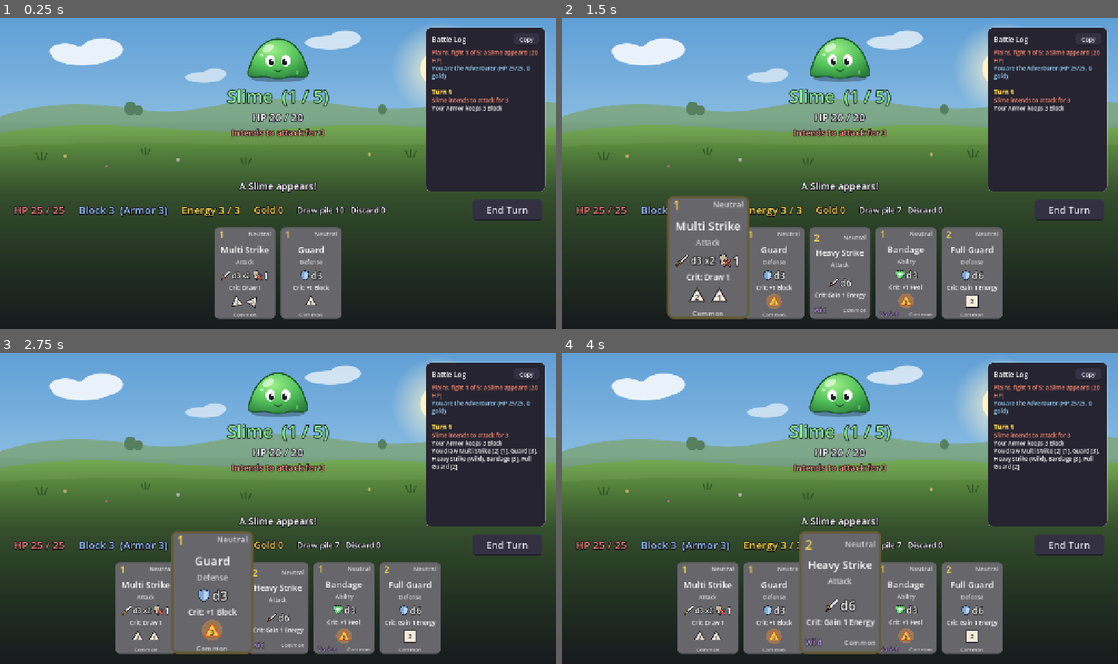
Above: before the commit, frames 1-4 (two rows, left to right).
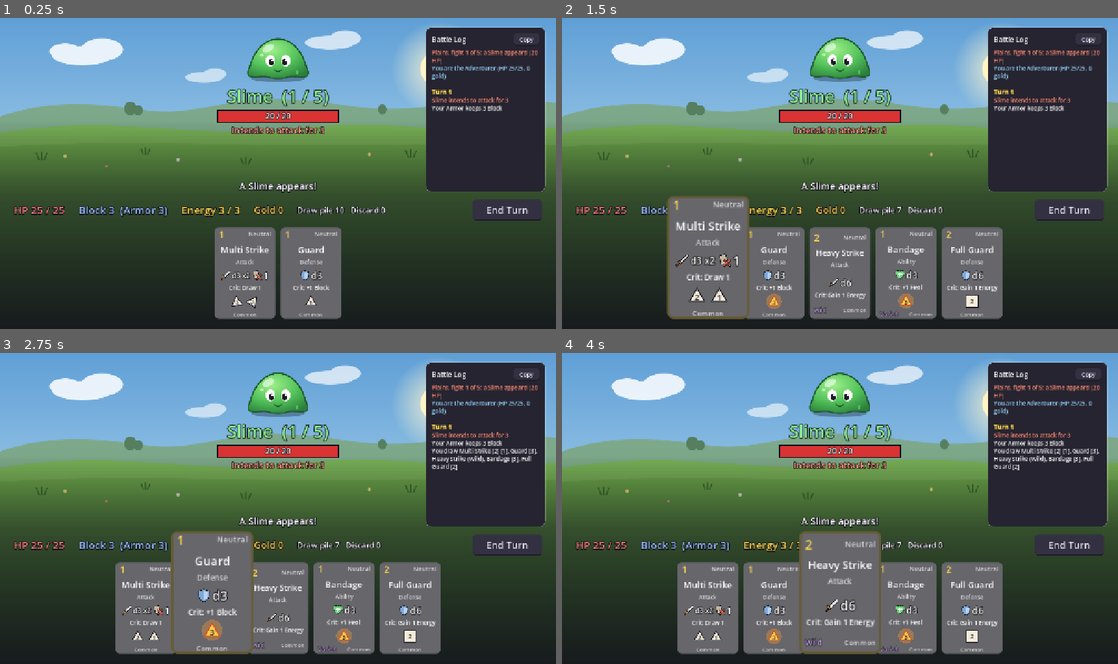
Above: after the commit, the same moments.

Repository: DustyOBrien/card-game
Game: Godot game, scene res://scenes/battle.tscn
The game is run twice, just before and just after one commit, with the same random seed, the same clock (stepped at 60 frames per second) and the same inputs. This scene is started directly instead of the project's main scene.
Inputs (mouse positions are in pixels of both pictures, inside the frame that each line leads up to):
- Up to frame 1 (0.25 s): no input
- Up to frame 2 (1.5 s): click "End Turn" at 0.5 s; click (706, 273) at 1.25 s
- Up to frame 3 (2.75 s): click (211, 608) at 2.02 s
- Up to frame 4 (4 s): click (773, 592) at 2.77 s; click (840, 608) at 3.52 s

The runs differ from the first frame. In frame 1, 1.3% of the frame differs, in the area x 39-61%, y 29-39%; in frame 2, 1.3%; in frame 3, 1.3%; in frame 4, 1.3%.

Commit message:
Add an enemy health bar with a damage preview while dragging attacks
Co-Authored-By: Claude Opus 5.5 (1M context) <noreply@anthropic.com>
Claude-Session: https://claude.ai/code/session_01CUVK6GvsHNmAo5aDb8Qykf

Diff:
--- a/scenes/battle.tscn
+++ b/scenes/battle.tscn
@@ -6,6 +6,7 @@
 [ext_resource type="Script" path="res://scripts/dice_tray.gd" id="4_dice_tray"]
 [ext_resource type="Script" path="res://scripts/battle_log.gd" id="5_battle_log"]
 [ext_resource type="Texture2D" path="res://art/enemies/slime.svg" id="6_slime"]
+[ext_resource type="Script" path="res://scripts/health_bar.gd" id="7_health_bar"]
 
 [node name="Battle" type="Control"]
 layout_mode = 3
@@ -87,14 +88,13 @@
 text = "Enemy"
 horizontal_alignment = 1
 
-[node name="EnemyHpLabel" type="Label" parent="Margin/Layout/EnemyBox"]
-unique_name_in_owner = true
-layout_mode = 2
-theme_override_colors/font_outline_color = Color(0.05, 0.05, 0.08, 1)
-theme_override_constants/outline_size = 7
-theme_override_font_sizes/font_size = 24
-text = "HP 0 / 0"
-horizontal_alignment = 1
+[node name="EnemyHealthBar" type="Control" parent="Margin/Layout/EnemyBox"]
+unique_name_in_owner = true
+custom_minimum_size = Vector2(280, 28)
+layout_mode = 2
+size_flags_horizontal = 4
+mouse_filter = 2
+script = ExtResource("7_health_bar")
 
 [node name="EnemyIntentLabel" type="Label" parent="Margin/Layout/EnemyBox"]
 unique_name_in_owner = true
--- a/scripts/battle.gd
+++ b/scripts/battle.gd
@@ -45,7 +45,7 @@
 @onready var enemy: Combatant = $Enemy
 
 @onready var enemy_name_label: Label = %EnemyNameLabel
-@onready var enemy_hp_label: Label = %EnemyHpLabel
+@onready var enemy_health_bar: HealthBar = %EnemyHealthBar  # health_bar.gd
 @onready var enemy_intent_label: Label = %EnemyIntentLabel
 @onready var message_label: Label = %MessageLabel
 @onready var player_hp_label: Label = %PlayerHpLabel
@@ -567,9 +567,7 @@
 	if game_over and not GameState.run_died:
 		enemy_name_label.text = enemy.display_name  # The count moved on; don't show "6 / 5".
 	gold_label.text = "Gold %d" % GameState.gold
-	enemy_hp_label.text = "HP %d / %d" % [enemy.hp, enemy.max_hp]
-	if enemy.block > 0:
-		enemy_hp_label.text += "   Block %d" % enemy.block
+	enemy_health_bar.set_values(enemy.hp, enemy.max_hp, enemy.block)
 	enemy_intent_label.text = "Intends to attack for %d" % enemy_next_attack
 
 	player_hp_label.text = "HP %d / %d" % [player.hp, player.max_hp]
@@ -603,17 +601,22 @@
 # While a card is being dragged, show "before -> after" on the numbers it
 # would change, in gold, so you can see what will happen before you drop it.
 func show_drag_preview() -> void:
-	var labels: Array[Label] = [enemy_hp_label, player_hp_label, player_block_label, energy_label]
+	var labels: Array[Label] = [player_hp_label, player_block_label, energy_label]
 	for label in labels:
 		label.modulate = Color.WHITE  # Back to normal colours.
 	var card := dragged_card
+	if card == null or not card.deals_damage():
+		enemy_health_bar.clear_preview()
 	if card == null:
 		return
 
 	var outcomes := get_outcomes(card)
 	if card.deals_damage():
-		enemy_hp_label.text = "HP %d → %s / %d" % [enemy.hp, enemy_hp_after_text(card), enemy.max_hp]
-		enemy_hp_label.modulate = PREVIEW_COLOR
+		# The health bar shows the HP this attack would take: for sure (blinking)
+		# and maybe, depending on the dice (striped).
+		var damage := outcome_range(outcomes, "damage")
+		enemy_health_bar.set_preview(enemy_hp_after(damage.y), enemy_hp_after(damage.x),
+			"%d → %s" % [enemy.hp, enemy_hp_after_text(card)])
 	if outcomes[1].heal > 0 or card.lose_hp > 0:
 		var heal := outcome_range(outcomes, "heal")
 		var low := maxi(mini(player.hp + heal.x, player.max_hp) - card.lose_hp, 0)
--- /dev/null
+++ b/scripts/health_bar.gd
@@ -0,0 +1,139 @@
+# health_bar.gd
+#
+# The enemy's health bar, drawn with code in _draw() (like the dice).
+#
+#   [ red = HP left | dark = HP lost ]   "17 / 20" written on top
+#
+# Extras:
+#   - When the enemy takes damage, the lost part flashes yellow and then
+#     shrinks away, so you can see how big the hit was.
+#   - While you drag an attack, set_preview() shows what it would do:
+#       bright, blinking = HP the attack will surely take
+#       striped          = HP it MIGHT take, depending on the dice
+#   - Block shows as a blue shield with its number on the left.
+class_name HealthBar
+extends Control
+
+const BAR_COLOR := Color(0.85, 0.2, 0.2)
+const BACK_COLOR := Color(0.1, 0.08, 0.1, 0.85)
+const EDGE_COLOR := Color(0.05, 0.05, 0.08)
+const TRAIL_COLOR := Color(1.0, 0.8, 0.3)  # The bit just lost, before it shrinks away.
+const SURE_COLOR := Color(1, 0.95, 0.55)  # Preview: damage the attack will surely do.
+const MAYBE_COLOR := Color(1, 0.6, 0.6)  # Preview: damage it might do.
+const BLOCK_COLOR := Color(0.45, 0.65, 1.0)
+const FONT_SIZE := 18
+
+var max_value := 1
+var value := 1
+var block := 0
+var trail_value := 1.0  # Where the yellow "just lost" part ends. Shrinks down to `value`.
+var preview_low := -1  # HP left after the BIGGEST possible hit. -1 = no preview.
+var preview_high := -1  # HP left after the smallest possible hit.
+var preview_text := ""  # e.g. "17 → 12–15"
+var trail_tween: Tween
+
+
+# Update the numbers. Losing HP starts the yellow trail animation.
+func set_values(new_value: int, new_max: int, new_block: int) -> void:
+	var lost := new_value < value
+	if new_max != max_value or new_value > value:
+		trail_value = new_value  # New fight or healing: no trail.
+	max_value = maxi(new_max, 1)
+	value = new_value
+	block = new_block
+	if lost:
+		if trail_tween:
+			trail_tween.kill()
+		trail_tween = create_tween()
+		# Wait a moment, then shrink the trail down to the new HP.
+		trail_tween.tween_interval(0.25)
+		trail_tween.tween_property(self, "trail_value", float(value), 0.4)
+		trail_tween.tween_callback(queue_redraw)
+	queue_redraw()
+
+
+# Show what an attack would do: the HP left after the biggest and the
+# smallest hit (the same number if the dice already rolled).
+func set_preview(low: int, high: int, text: String) -> void:
+	preview_low = low
+	preview_high = high
+	preview_text = text
+	queue_redraw()
+
+
+func clear_preview() -> void:
+	if preview_low == -1:
+		return
+	preview_low = -1
+	preview_high = -1
+	queue_redraw()
+
+
+func _process(_delta: float) -> void:
+	# Keep redrawing while something moves: the blinking preview or the trail.
+	if preview_low != -1 or trail_value > value:
+		queue_redraw()
+
+
+func _draw() -> void:
+	var rect := Rect2(Vector2.ZERO, size)
+	draw_rect(rect, BACK_COLOR)
+
+	# The trail first, so the red bar draws over its left part.
+	if trail_value > value:
+		draw_rect(_part(value, trail_value), TRAIL_COLOR)
+
+	if preview_low == -1:
+		draw_rect(_part(0, value), BAR_COLOR)
+	else:
+		# Red for the HP that's safe whatever the dice roll...
+		draw_rect(_part(0, preview_low), BAR_COLOR)
+		# ...stripes for the HP it might take...
+		var maybe := _part(preview_low, preview_high)
+		draw_rect(maybe, BAR_COLOR.darkened(0.3))
+		var x := maybe.position.x - size.y
+		while x < maybe.end.x:
+			var a := Vector2(maxf(x, maybe.position.x), size.y)
+			var b := Vector2(minf(x + size.y, maybe.end.x), 0)
+			draw_line(a, b, MAYBE_COLOR, 3.0)
+			x += 9
+		# ...and a bright blinking part for the HP it will surely take.
+		var blink := 0.8 + 0.2 * sin(Time.get_ticks_msec() / 120.0)
+		draw_rect(_part(preview_high, value), Color(SURE_COLOR, blink))
+
+	draw_rect(rect, EDGE_COLOR, false, 3.0)  # Outline.
+
+	# The numbers, in the middle.
+	var text := preview_text if preview_low != -1 else "%d / %d" % [value, max_value]
+	var font := get_theme_default_font()
+	var text_size := font.get_string_size(text, HORIZONTAL_ALIGNMENT_LEFT, -1, FONT_SIZE)
+	var baseline := Vector2((size.x - text_size.x) / 2, size.y / 2 + FONT_SIZE * 0.36)
+	draw_string_outline(font, baseline, text, HORIZONTAL_ALIGNMENT_LEFT, -1, FONT_SIZE, 5, EDGE_COLOR)
+	draw_string(font, baseline, text, HORIZONTAL_ALIGNMENT_LEFT, -1, FONT_SIZE, Color.WHITE)
+
+	if block > 0:
+		_draw_block(Vector2(-4, size.y / 2))
+
+
+# The part of the bar between two HP values, as a rectangle.
+func _part(from: float, to: float) -> Rect2:
+	var x1 := size.x * clampf(from / max_value, 0, 1)
+	var x2 := size.x * clampf(to / max_value, 0, 1)
+	return Rect2(x1, 0, maxf(x2 - x1, 0), size.y)
+
+
+# A little shield with the Block number, sitting on the bar's left end.
+func _draw_block(center: Vector2) -> void:
+	var r := size.y * 0.75
+	var shield := PackedVector2Array([
+		center + Vector2(-r, -r), center + Vector2(r, -r),
+		center + Vector2(r, 0.1 * r), center + Vector2(0, r * 1.1), center + Vector2(-r, 0.1 * r)])
+	draw_colored_polygon(shield, BLOCK_COLOR)
+	var outline := shield.duplicate()
+	outline.append(shield[0])
+	draw_polyline(outline, EDGE_COLOR, 2.5, true)
+	var font := get_theme_default_font()
+	var text := str(block)
+	var text_size := font.get_string_size(text, HORIZONTAL_ALIGNMENT_LEFT, -1, FONT_SIZE)
+	draw_string(font, center + Vector2(-text_size.x / 2, FONT_SIZE * 0.3), text,
+		HORIZONTAL_ALIGNMENT_LEFT, -1, FONT_SIZE, EDGE_COLOR)
Not shown, added: scripts/health_bar.gd.uid
Not shown, changed: README.md
